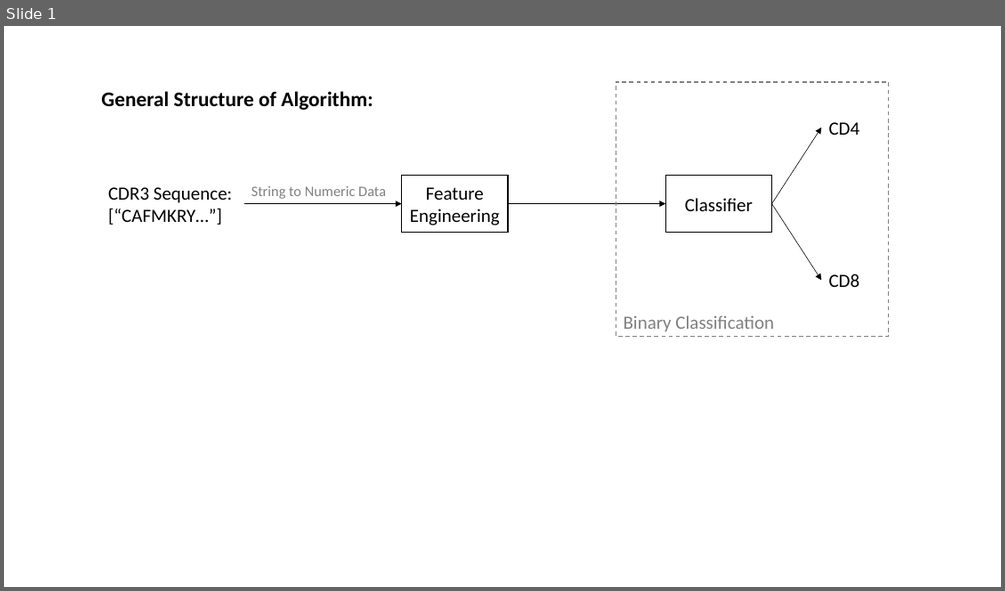
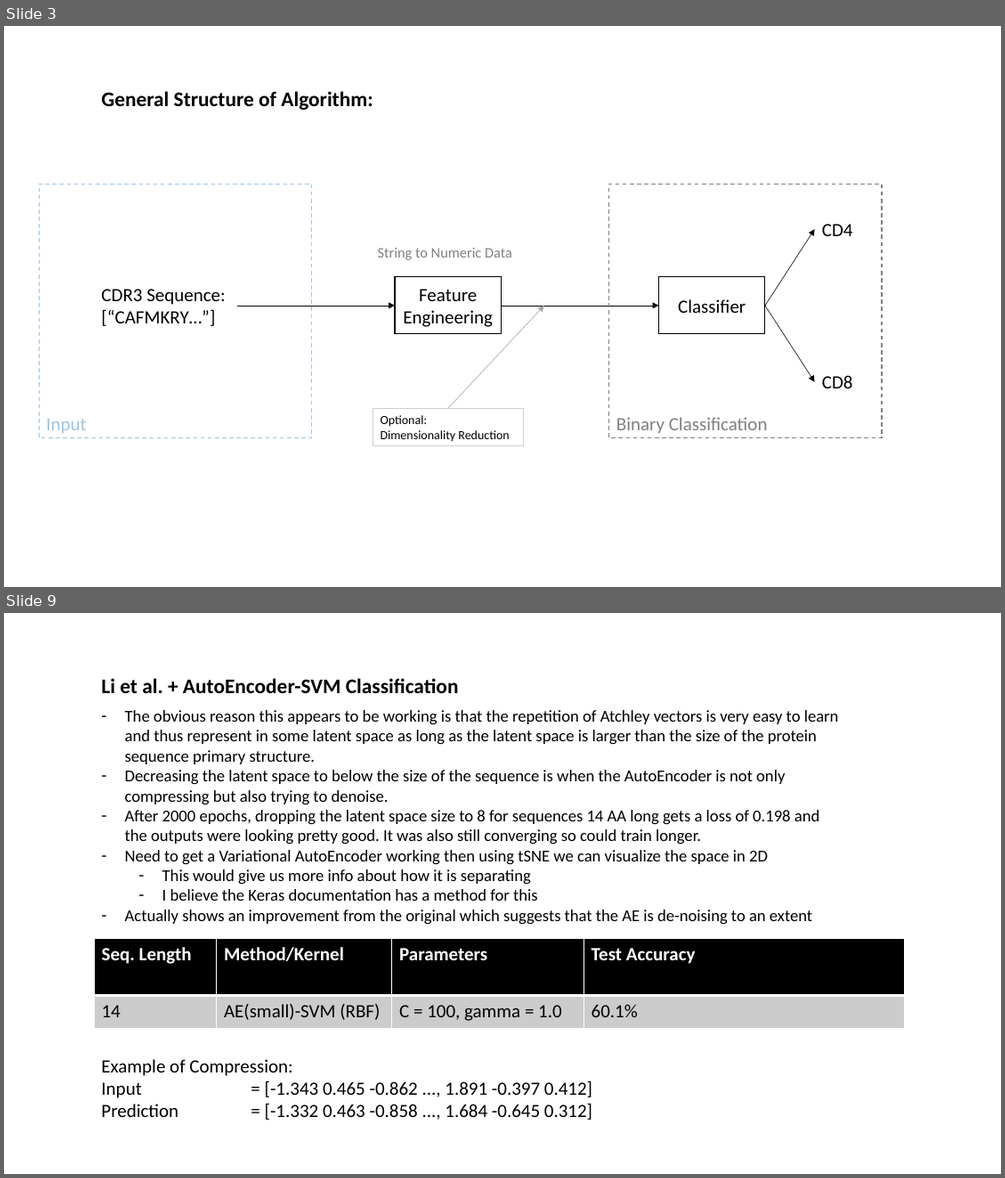
Before and after one commit to innate2adaptive/tcRIP, a slide deck: presentations/algorithm_overview.pptx. Shown one above the other, each under a label of ours: slide 1 before the commit, slides 3 and 9 after it; the slides between them are not shown. The pictures are 1005x591 and 1005x1178 pixels, drawn with LibreOffice and Linux fonts; fonts in the diff are those of the drawing. Boxes give left, top, right and bottom in pixels: in the first picture for what was removed or moved away, otherwise in the second. Text is boxed around its words. In the diff, an @@ line names an element or a change of style, - is before the commit and + after.

Commit message:
length invariant added

```diff
--- a/presentations/algorithm_overview.pptx
+++ b/presentations/algorithm_overview.pptx
@@ slide 9 added at [4, 613, 1001, 1174], background #FFFFFF @@
@@ text added at [101, 678, 459, 693], 20 pt, text #000000, bold @@
+Li et al. + AutoEncoder-SVM Classification
@@ text added at [125, 710, 839, 925], 16 pt, text #000000 @@
+– The obvious reason this appears to be working is that the repetition of Atchley vectors is very easy to learn and thus represent in some latent space as long as the latent space is larger than the size of the protein sequence primary structure.
+– Decreasing the latent space to below the size of the sequence is when the AutoEncoder is not only compressing but also trying to denoise.
+– After 2000 epochs, dropping the latent space size to 8 for sequences 14 AA long gets a loss of 0.198 and the outputs were looking pretty good. It was also still converging so could train longer.
+– Need to get a Variational AutoEncoder working then using tSNE we can visualize the space in 2D
+  – This would give us more info about how it is separating
+  – I believe the Keras documentation has a method for this
+– Actually shows an improvement from the original which suggests that the AE is de-noising to an extent
@@ table added at [94, 939, 905, 1029], 2 rows, 4 columns @@
+Seq. Length | Method/Kernel | Parameters | Test Accuracy
+14 | AE(small)-SVM (RBF) | C = 100, gamma = 1.0 | 60.1%
@@ text added at [101, 1059, 592, 1119], 18 pt, text #000000 @@
+Example of Compression:
+Input = [-1.343 0.465 -0.862 ..., 1.891 -0.397 0.412]
+Prediction = [-1.332 0.463 -0.858 ..., 1.684 -0.645 0.312]
@@ what was slide 1 is now slide 3 @@
@@ slide 3 changed as well @@
@@ rectangle added at [39, 184, 312, 438], outline #9DC3E6 1 pt dashed, 18 pt, text #9DC3E6 @@
+Input
@@ text "String to Numeric Data": place and size @@
-text "String to Numeric Data" at [251, 186, 386, 199]
+text "String to Numeric Data" at [378, 248, 512, 260]
@@ arrow added from (448, 408) to (544, 305), #A5A5A5 0.5 pt @@
@@ 2 texts, 1 rectangle, 1 arrow: place and size @@
-2 texts, 1 rectangle, 1 arrow at [508, 82, 889, 337]
+2 texts, 1 rectangle, 1 arrow at [502, 184, 882, 438]
@@ 3 arrows, 2 rectangles, 1 text: place and size @@
-3 arrows, 2 rectangles, 1 text at [108, 127, 821, 281]
+3 arrows, 2 rectangles, 1 text at [101, 230, 815, 382]
@@ rectangle added at [372, 408, 523, 445], outline #D0CECE 0.75 pt, 12 pt, text #000000 @@
+Optional:
+Dimensionality Reduction
```
Also in this commit, not shown: 2 other slides changed, 11 other slides added, 1 slide removed, 4 other files.
